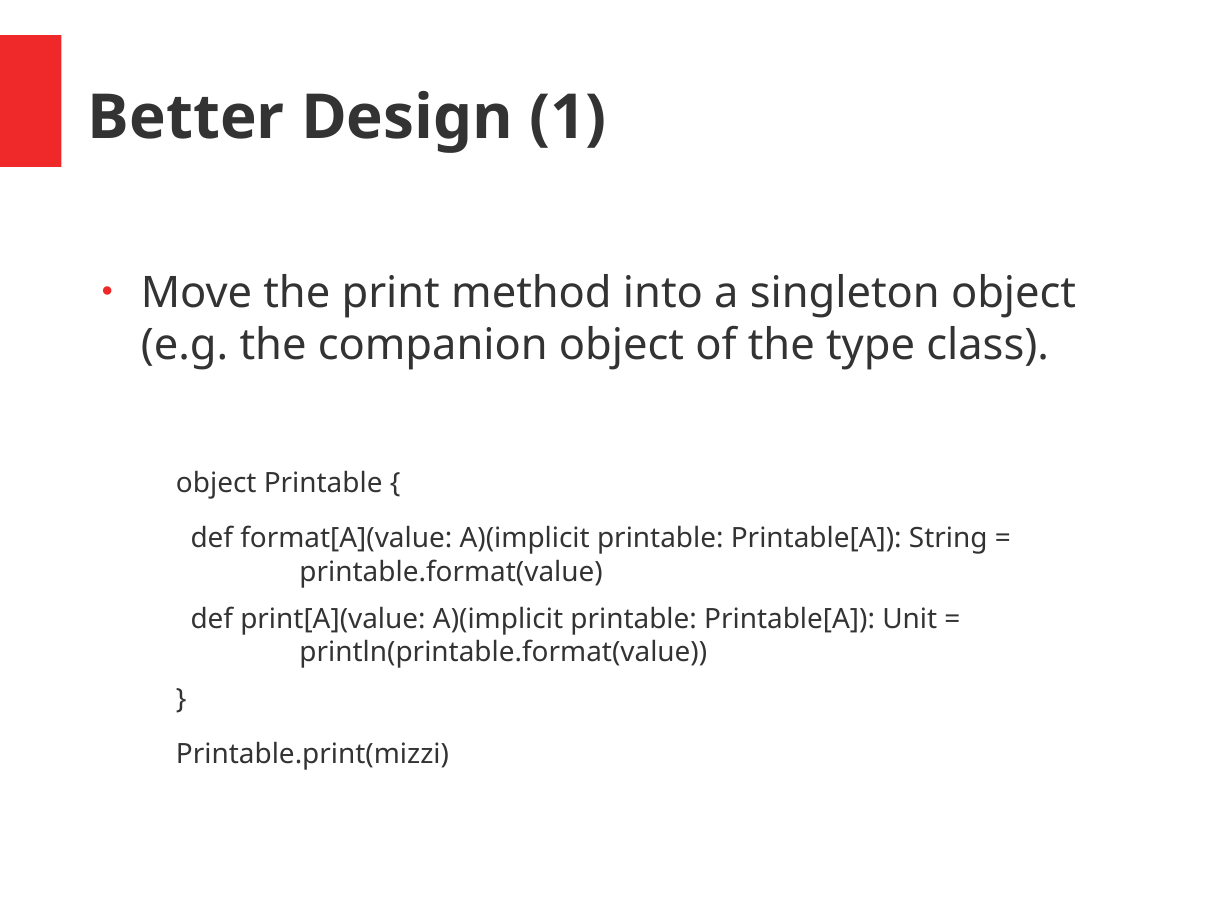
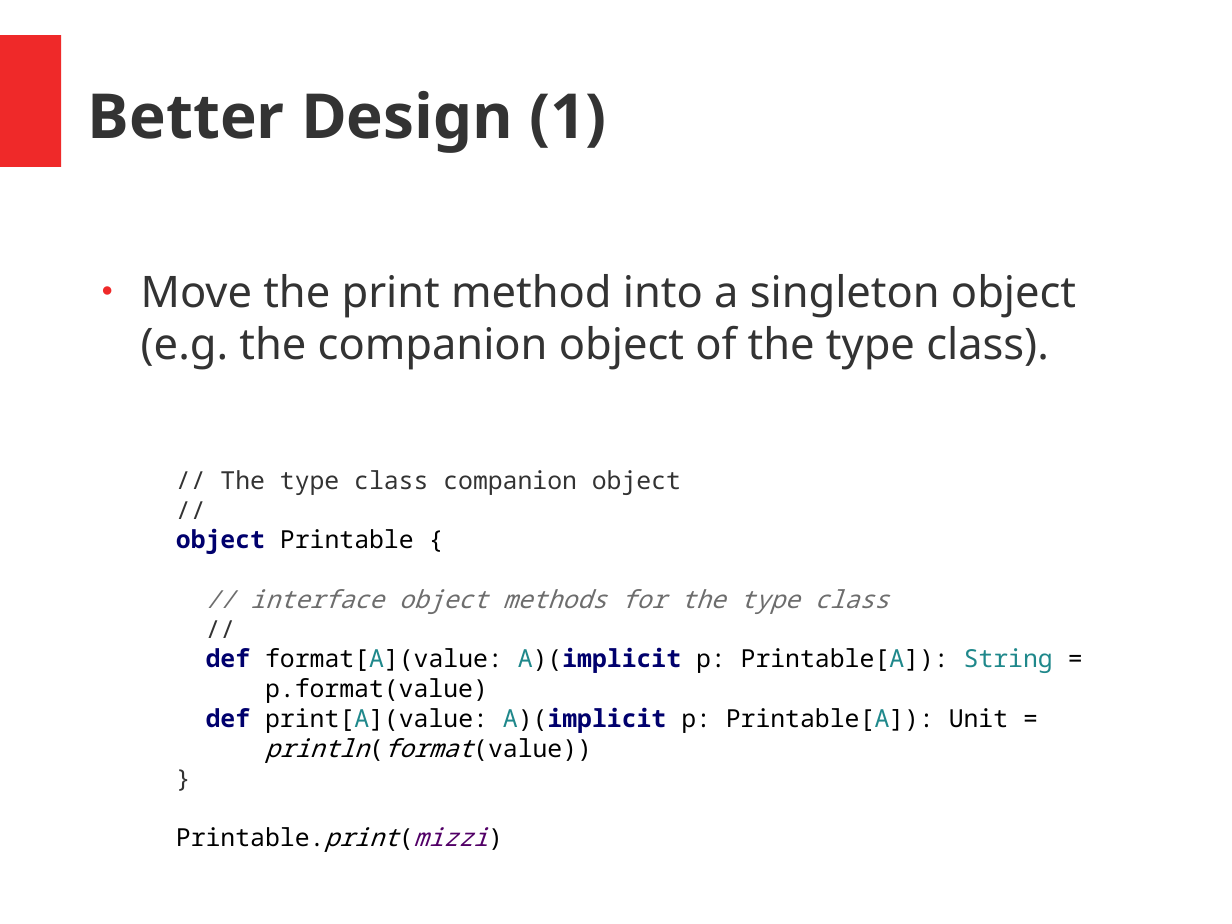
Before and after one commit to hermannhueck/typeclasses, a slide deck: slide 14 of Slides/TypeClasses.pptx (slide 12 before the commit). Drawn at 1232x924 pixels with LibreOffice and Linux fonts; fonts in the diff are those of the drawing. Boxes give left, top, right and bottom in pixels: in the first picture for what was removed or moved away, otherwise in the second. Text is boxed around its words. In the diff, an @@ line names an element or a change of style, - is before the commit and + after.

```diff
--- a/Slides/TypeClasses.pptx
+++ b/Slides/TypeClasses.pptx
@@ text at (x1=220, y1=470, x2=681, y2=495): paragraphs added @@
+// The type class companion object
+//
@@ text at (x1=176, y1=528, x2=414, y2=554): size 18 to 16 pt, font Noto Sans to Noto Sans Mono in "object Printable {", "}", "Printable.print(mizzi)"; text colour #333333 to #00006D, bold on in "object"; text colour #333333 to #000000 in "Printable {", "Printable.print(mizzi)"; text colour #333333 to #520067, italic on in "Printable.print(mizzi)"; indent changed; less space between paragraphs @@
@@ text at (x1=206, y1=589, x2=1053, y2=763): text changed; size 18 to 16 pt; font Noto Sans to Noto Sans Mono; text colour #333333 to #000000 @@
-def format[A](value: A)(implicit printable: Printable[A]): String =
-printable.format(value)
-def print[A](value: A)(implicit printable: Printable[A]): Unit =
-println(printable.format(value))
+// interface object methods for the type class
+//
+def format[A](value: A)(implicit p: Printable[A]): String =
+p.format(value)
+def print[A](value: A)(implicit p: Printable[A]): Unit =
+println(format(value))
```
Also in this commit, not shown: 11 other slides changed, 2 slides added, 1 other file.
